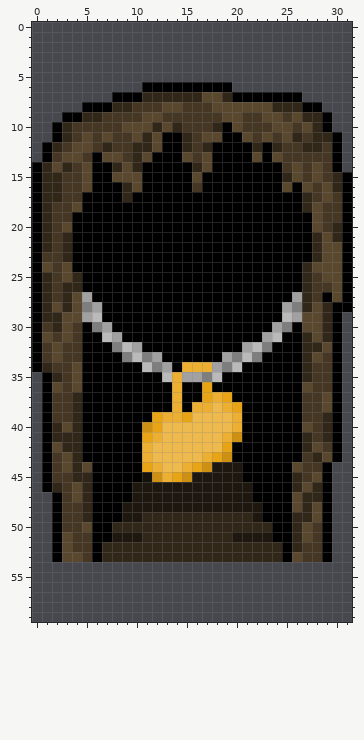
Two versions of one pixel-art sprite, sprites/tileset/cave_door_top_lever.png. Above, as it was before the edit.
The file is 32x60 pixels. Colours within 5 levels of each other are drawn and written as one.
After the commit:
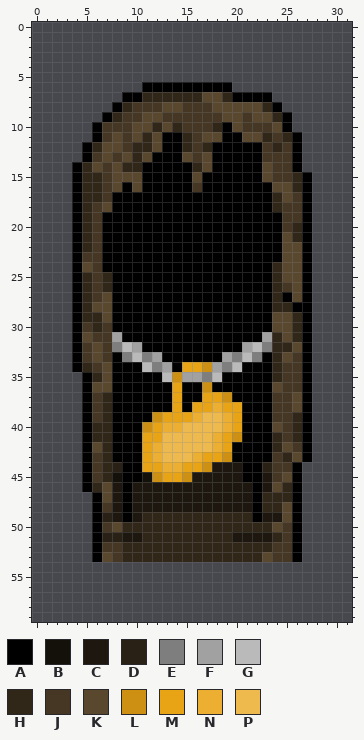
Palette (. is transparent): A #000000  B #14100a  C #1d170f  D #292116  E #7e7e7e  F #a1a1a1  G #bababa  H #312719  J #453724  K #59472e  L #cd9012  M #e9a415  N #ecaf31  P #efba4d
The edit:
Changed rows in their new state; - is an unchanged pixel.
first column x 0:
 7 --------.---------------...-----
 8 -----...A--------------HA....---
 9 ---....AH-------------K-HA....--
10 --....A--J---------------A....--
11 --....AJK-------------KH-HA....-
12 -....AHKK-------------AJ--A....-
13 -....AJ-JK------------AJJ-A....-
14 ....AHKJKH-------------KJ-A....-
15 ....AHHJ---------------KJJHA....
16 ....AHHJKA--------------K-HA....
17 ....AHHJ-A--------------HKJA....
18 ....AHJK----------------HJJA....
19 ....-HJ------------------JJ-....
20 ....-HJ------------------JH-....
21 ....-HJ------------------KH-....
22 ....-HJ------------------KK-....
23 ....-JJ------------------KK-....
24 ....-KJ-----------------HKKA....
25 ....AHJH----------------HKKA....
26 ....AHJH----------------HJKA....
27 ....AHJK----------------H-KA....
28 ....AHKK----------------HHAA....
29 ....AHHK----------------KKHA...-
30 ....AJHJ----------------KKHA...-
31 ....AKJJ----------------HKHA...-
32 ....AJKJ----------------HHKA...-
33 ....AJKJ----------------HKJA...-
34 ....AHJK-------MML------HJJA...-
35 -....-HK------L---------HJJA...-
36 -....-KK------M--L------KJJA...-
37 -....-JH------M---ML----JJKA...-
38 -....-JH------M-MMNM----JJKA...-
39 -....-JH----LMM-N--NM---JJHA...-
40 -....-HH-----NN----NM---KJHA...-
41 -....-HH----M-----NM----HJHA...-
42 -....-KH---MN-----N-----HKJA...-
43 -....-JH---MN---NM------JHKA...-
44 -....AJHD---MNNM-------DJJA...--
45 -....AJHB----M---------CJKA...--
46 -....AHKC--------------CKHA...--
47 --....-KC--------------HHHA...--
48 --....-JCA------------AHHKA...--
49 --....-DCA------------ACCKA...--
50 --....-JK---------------KJA...--
51 --....-DD---------------HJA...--
52 --....-JJ---------------JJA...--
53 --....-KJ--------------KJJA...--
Boxes around the changes in both pictures, in picture pixels (x1, y1, x2, y2):
changed: (32, 92, 352, 562)
